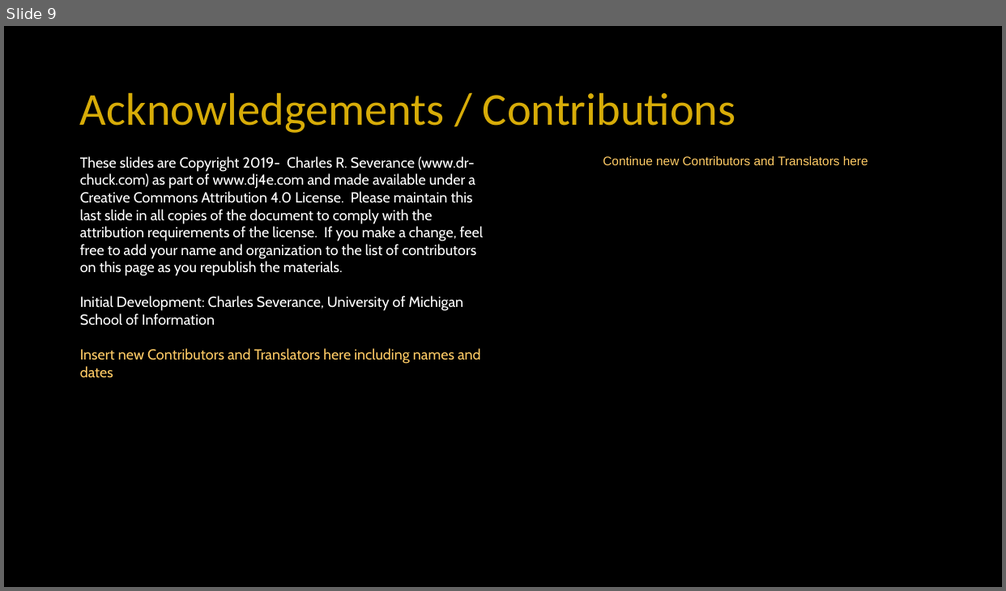
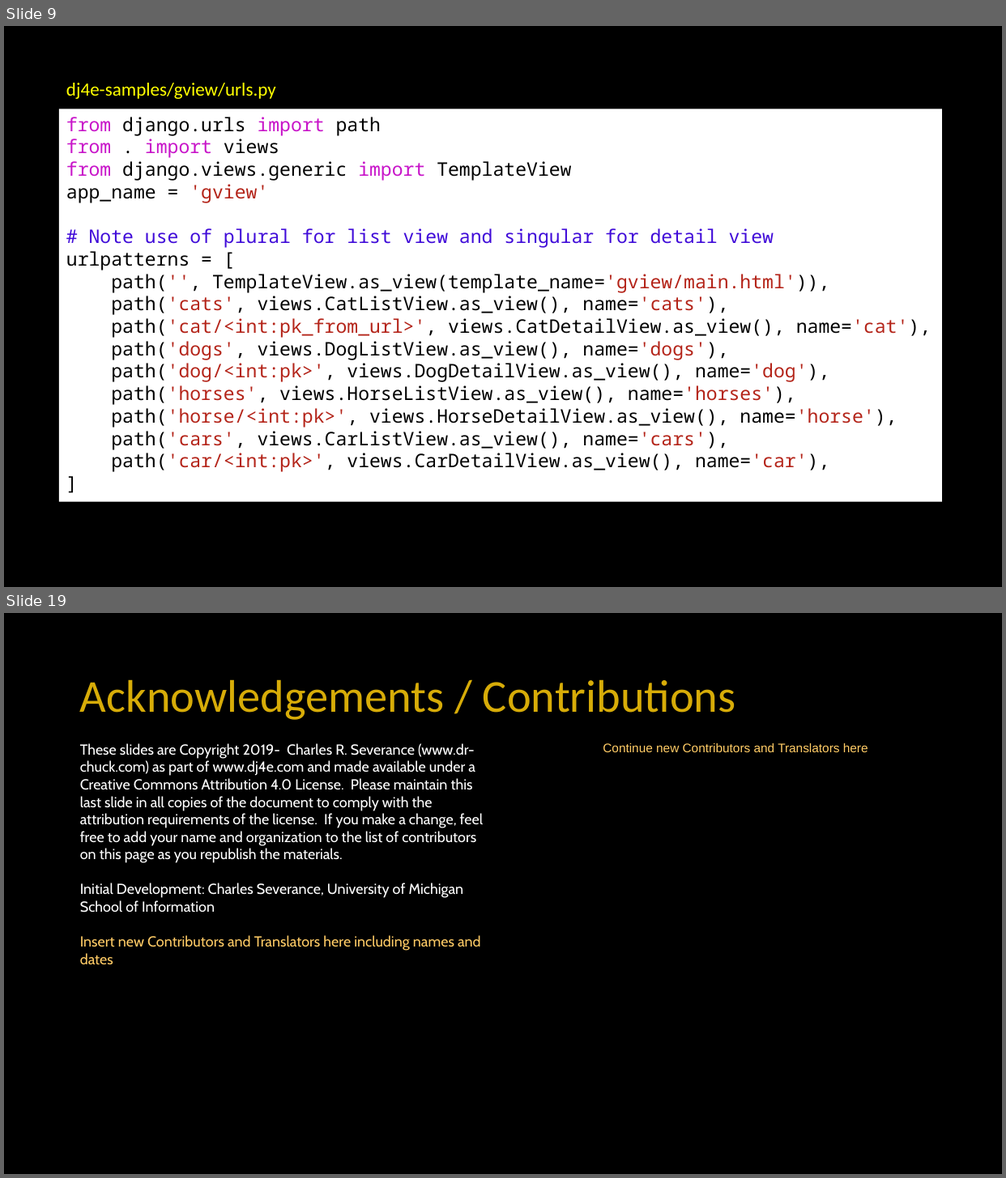
Before and after one commit to csev/dj4e, a slide deck: lectures/DJ-07-Generic-Views.pptx. Shown one above the other, each under a label of ours: slide 9 before the commit, slides 9 and 19 after it; the slides between them are not shown. The pictures are 1006x591 and 1006x1178 pixels, drawn with LibreOffice and Linux fonts; fonts in the diff are those of the drawing. Boxes give left, top, right and bottom in pixels: in the first picture for what was removed or moved away, otherwise in the second. Text is boxed around its words. In the diff, an @@ line names an element or a change of style, - is before the commit and + after.

Commit message:
MVP Generic Templates

```diff
--- a/lectures/DJ-07-Generic-Views.pptx
+++ b/lectures/DJ-07-Generic-Views.pptx
@@ slide 9 added at (4, 26, 1002, 587), background #000000 @@
@@ text added at (66, 83, 276, 99), 18 pt, text #FFFF00 @@
+dj4e-samples/gview/urls.py
@@ rectangle added at (58, 109, 942, 502), fill #FFFFFF, 18 pt, text #000000 @@
+from django.urls import path
+from . import views
+from django.views.generic import TemplateView
+app_name = 'gview'
+# Note use of plural for list view and singular for detail view
+urlpatterns = [
+path('', TemplateView.as_view(template_name='gview/main.html')),
+path('cats', views.CatListView.as_view(), name='cats'),
+path('cat/<int:pk_from_url>', views.CatDetailView.as_view(), name='cat'),
+path('dogs', views.DogListView.as_view(), name='dogs'),
+path('dog/<int:pk>', views.DogDetailView.as_view(), name='dog'),
+path('horses', views.HorseListView.as_view(), name='horses'),
+path('horse/<int:pk>', views.HorseDetailView.as_view(), name='horse'),
+path('cars', views.CarListView.as_view(), name='cars'),
+path('car/<int:pk>', views.CarDetailView.as_view(), name='car'),
+]
@@ what was slide 9 is now slide 19 @@
```
Also in this commit, not shown: 1 slide changed, 11 other slides added, 1 slide removed, 4 other files.
